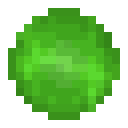
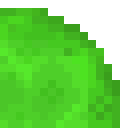
Before/after of a 128 x 128 layered artwork. What changed in the layer stack:
renamed "Shade" to "liquidsphere_acid.png copy", painted on it over <box>0,8,120,128</box>
removed layer "Pasted Layer" over <box>8,8,120,120</box>
